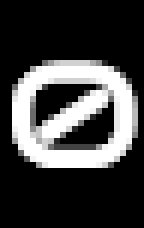
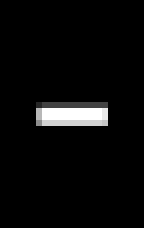
Two versions of the same layered image (144 × 228). Layer-by-layer changes:
added layer "-" above "/" over 36, 102, 108, 126
hid "0" over 12, 60, 138, 168
